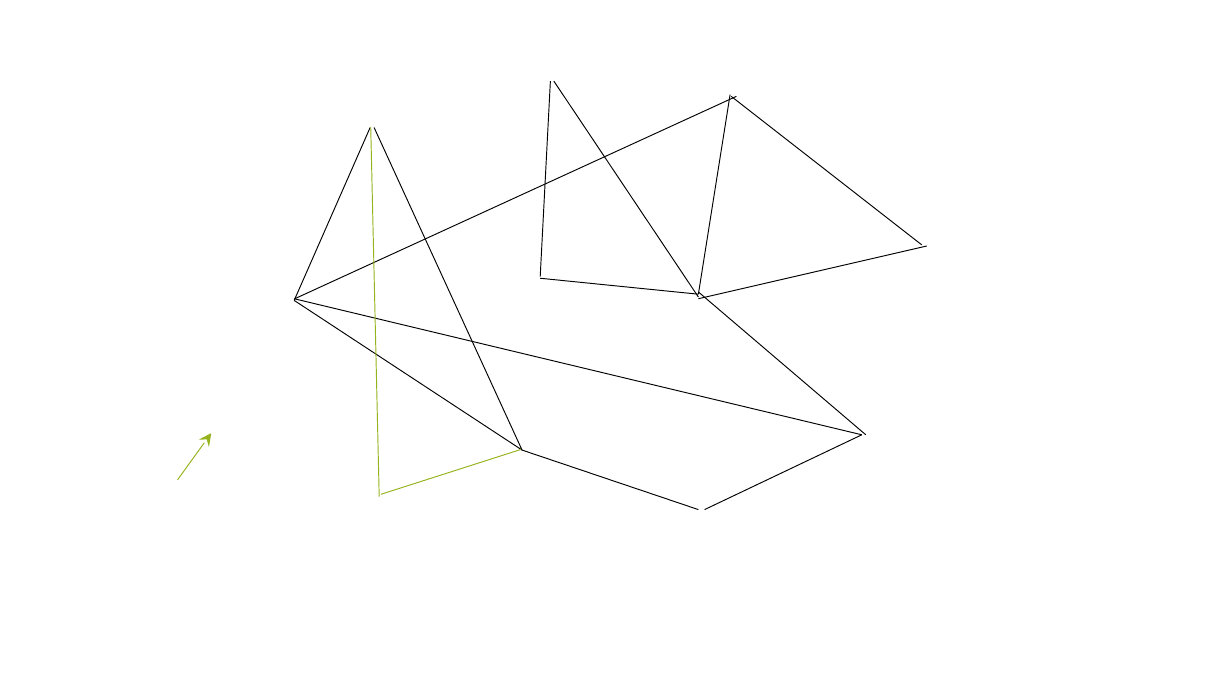
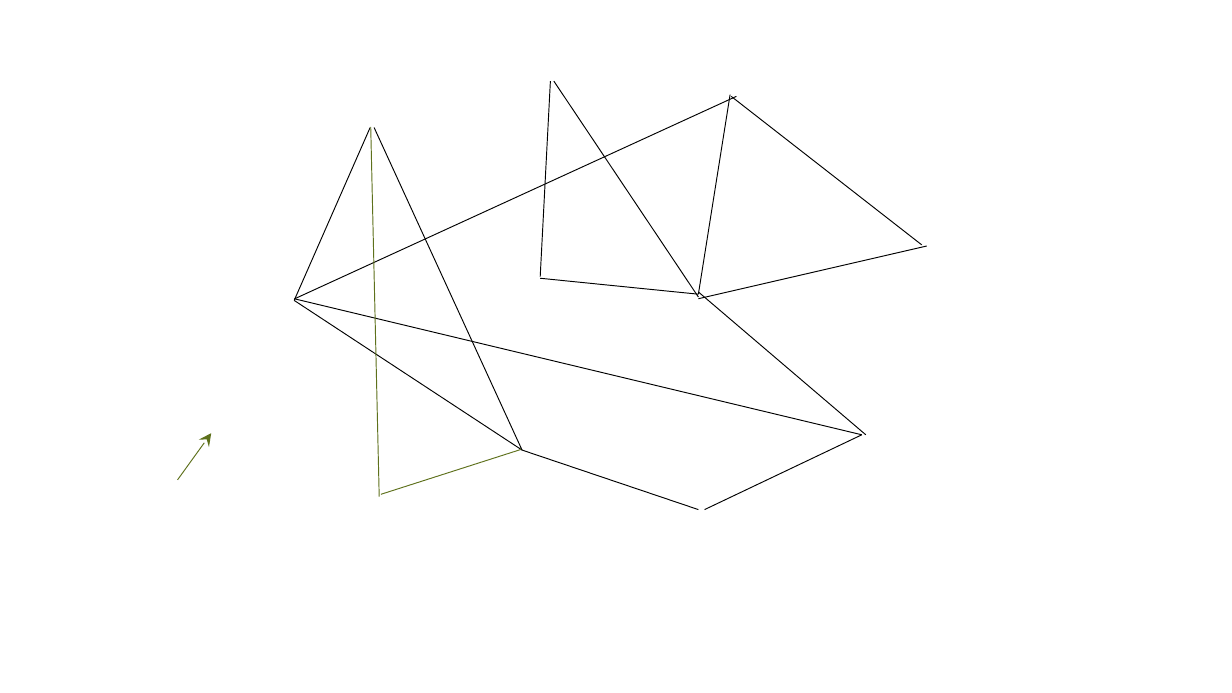
Before and after one commit to GFFischer/gff_blockchain_konzepte, a slide deck: slide 8 of prototyp/symbole_und_farben.pptx (slide 7 before the commit). Drawn at 1232x693 pixels with LibreOffice and Linux fonts; fonts in the diff are those of the drawing. Boxes give left, top, right and bottom in pixels: in the first picture for what was removed or moved away, otherwise in the second. Text is boxed around its words. In the diff, an @@ line names an element or a change of style, - is before the commit and + after.

```diff
--- a/prototyp/symbole_und_farben.pptx
+++ b/prototyp/symbole_und_farben.pptx
@@ line (371, 127) - (379, 496): stroke #94B31C 0.75 pt to #5E711C 0.75 pt @@
@@ arrow (177, 480) - (212, 433): stroke #94B31C 0.75 pt to #5E711C 0.75 pt @@
@@ line (381, 494) - (521, 449): stroke #94B31C 0.75 pt to #5E711C 0.75 pt @@
```
Also in this commit, not shown: 4 other slides changed, 35 other files.
